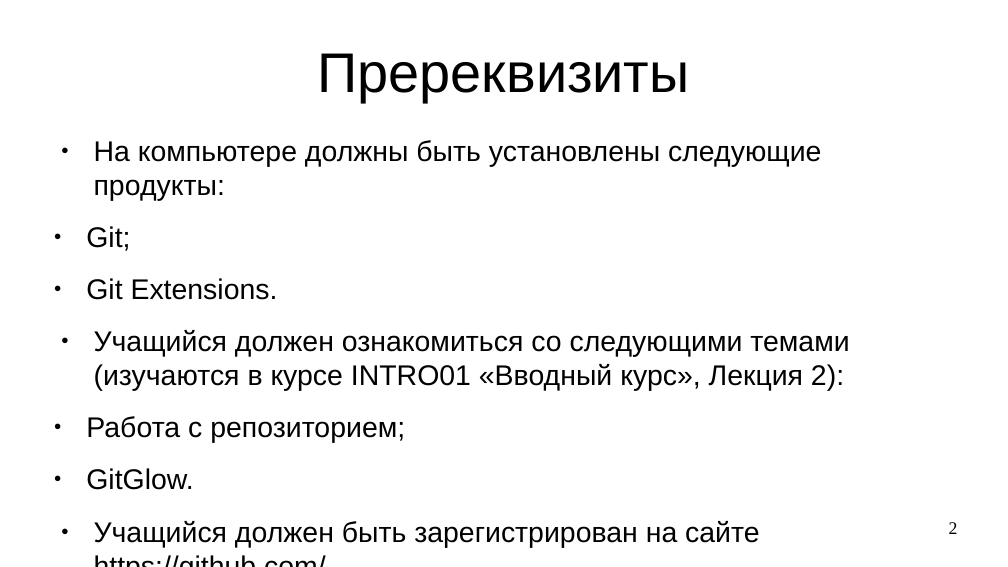
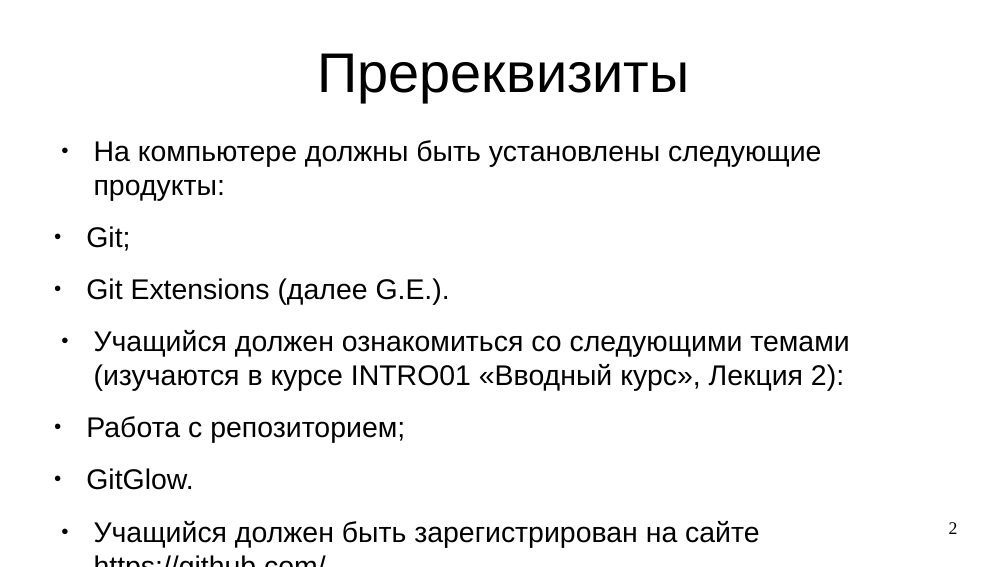
Before and after one commit to steelcraft/stud-lab, a slide deck: slide 2 of Практические занятия/Работа с Git.odp. Drawn at 1008x567 pixels with LibreOffice and Linux fonts; fonts in the diff are those of the drawing. Boxes give left, top, right and bottom in pixels: in the first picture for what was removed or moved away, otherwise in the second. Text is boxed around its words. In the diff, an @@ line names an element or a change of style, - is before the commit and + after.

```diff
--- a/Практические занятия/Работа с Git.odp
+++ b/Практические занятия/Работа с Git.odp
@@ text at bbox=[86, 278, 450, 305]: text changed @@
-● Git Extensions.
+● Git Extensions (далее G.E.).
```
Also in this commit, not shown: 2 other slides changed, 7 slides added.
